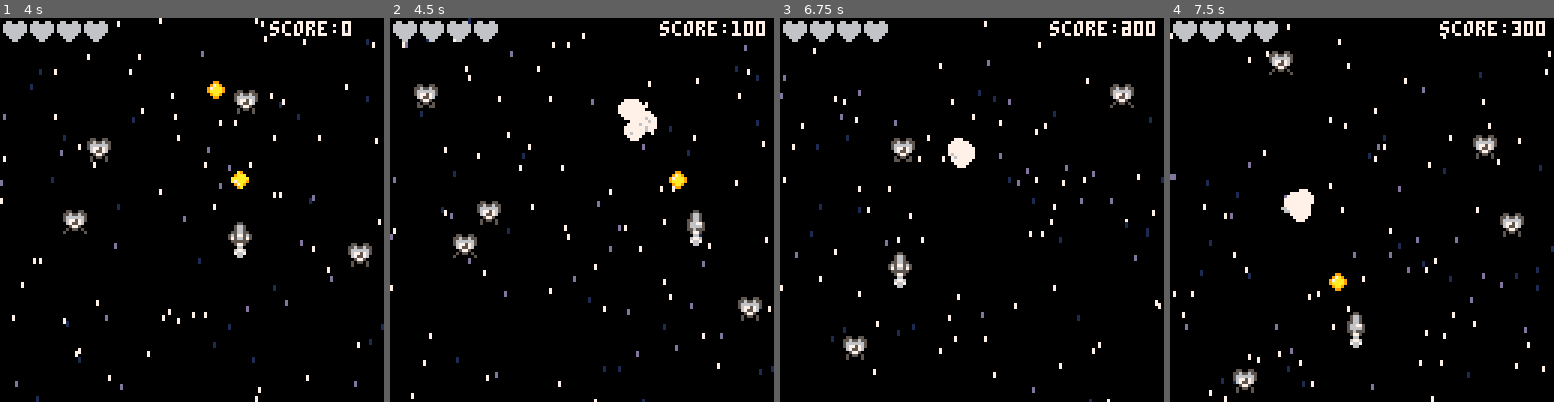
Above: before the commit, frames 1-4 (left to right).
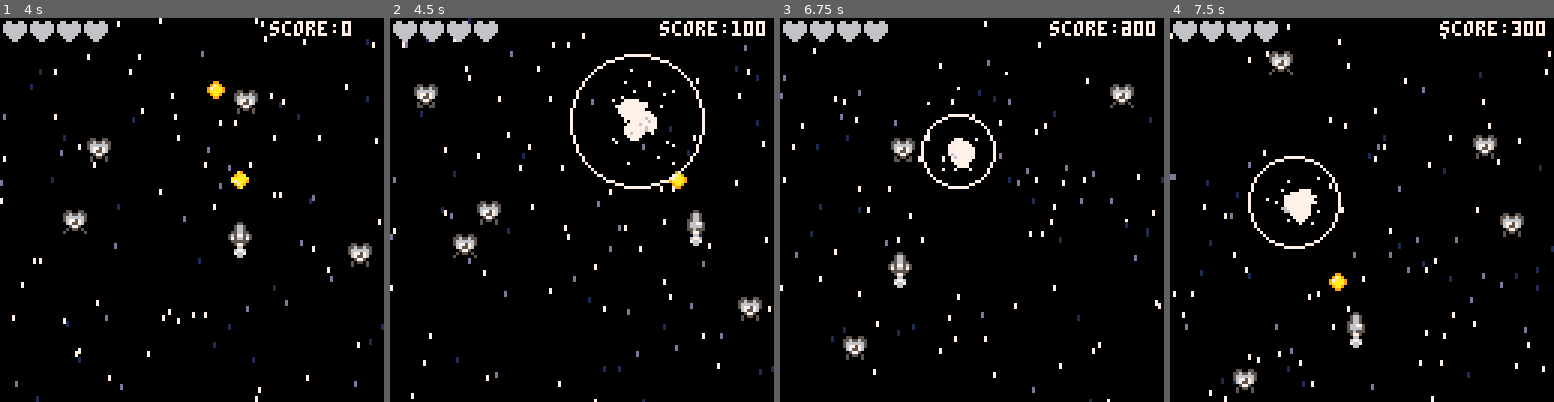
Above: after the commit, the same moments.

Repository: thorty/pico8_shmup
Game: PICO-8 cartridge myshmup2.p8
The game is run twice, just before and just after one commit, with the same random seed, the same clock (stepped at 60 frames per second) and the same inputs.
Inputs:
- Up to frame 1 (4 s): tap O (Z key) at 0.33, 0.7, 1.43, 2.22, 3.1, 3.98 s; tap X (X key) at 1.07, 2.07, 2.4, 2.73, 3.07, 3.4, 3.73 s; hold Left 1.97-2.37 s; hold Down 2.42-2.82 s; hold Right 2.87-3.53 s; hold Up from 3.58 s (still down)
- Up to frame 2 (4.5 s): tap X (X key) at 4.07, 4.4 s; release Up at 4.08 s; hold Right from 4.13 s (still down)
- Up to frame 3 (6.75 s): release Right at 4.53 s; hold Down 4.58-5.08 s; tap X (X key) every 0.33 s from 4.73 to 6.73 s; tap O (Z key) at 4.87, 5.75, 6.63 s; hold Left 5.13-5.8 s; hold Up 5.85-6.18 s; hold Left 6.23-6.63 s; hold Down from 6.68 s (still down)
- Up to frame 4 (7.5 s): tap X (X key) at 7.07, 7.4 s; release Down at 7.08 s; hold Right from 7.13 s (still down)

Frame 1 is identical in both runs. In frame 2, 0.9% of the frame differs, in the area x 46-83%, y 9-45%; in frame 3, 0.5%; in frame 4, 0.6%.

Commit message:
add more explosion effects

Diff:
--- a/game.lua
+++ b/game.lua
@@ -9,6 +9,7 @@
 	ship.sy=0
 	flamespr=5
 	bullets={}
+	shwaves={}
 	bulltimer=5
 	parts={}
 	gameovertime=30
@@ -114,6 +115,8 @@
 		for mybul in all(bullets) do
 			if col(myen, mybul) then
 				del(bullets, mybul)
+				--create_shwave(mybul.x+4,mybul.y+4)
+				create_hitpixel(myen.x+4,myen.y+4)
 				myen.hp-=1
 				sfx(3)
 				myen.flash=5
@@ -199,6 +202,10 @@
  		circfill(ship.x+3,ship.y-4,muzzle,7)
  	end
 
+
+	--drawing shwaves
+	draw_shwaves()
+
 	--draw eyplosion
 	draw_explosion()
 
--- a/tools.lua
+++ b/tools.lua
@@ -75,6 +75,7 @@
 
 function explode(expx,expy,isbossmode)
 	if isbossmode then
+		-- boxx explosion
 		local myp={}
 		myp.x=expx
 		myp.y=expy
@@ -98,6 +99,7 @@
 			add(parts,myp)
 		end
 	else
+		-- enemyexplosion
 		local myp={}
 		myp.x=expx
 		myp.y=expy
@@ -120,7 +122,9 @@
 			myp.size=3
 			add(parts,myp)
 		end
-	end
+		create_pixelexplosion(expx,expy)
+	end
+	create_bigshwave(expx,expy)
 end
 
 function draw_explosion()
@@ -138,18 +142,90 @@
 		else
 			part.size-=1
 		end
-
-		circfill(part.x,part.y,part.size,part.c)
+		if part.spark then
+			pset(part.x,part.y,7)
+		else
+			circfill(part.x,part.y,part.size,part.c)
+		end
 		--move
-	    part.x+=part.xs
-	    part.y+=part.ys
-
-		part.sx=part.xs*0.8
-		part.sy=part.ys*0.8
-
-	    part.maxage-=1
-		if part.size<=0 then
+		if part.spark and part.maxage<=20 then
+			--do not move them
+		else
+	    	part.x+=part.xs
+	    	part.y+=part.ys
+
+			part.sx=part.xs*0.8
+			part.sy=part.ys*0.8
+		end
+		part.maxage-=1
+		if part.size<=0 and not part.spark then
 			del(parts,part)
-		end
-	end
-end
+		elseif part.spark and part.maxage <=15 then
+			del(parts,part)
+		end
+	end
+end
+
+function  create_shwave(x,y)
+	local mysw={}
+	mysw.x=x
+	mysw.y=y
+	mysw.r=3
+	mysw.tr=4
+	mysw.speed=2
+	add(shwaves,mysw)
+end
+
+function  create_bigshwave(x,y)
+	local mysw={}
+	mysw.x=x
+	mysw.y=y
+	mysw.r=5
+	mysw.tr=25
+	mysw.speed=3.5
+	add(shwaves,mysw)
+end
+
+function draw_shwaves()
+	for mysw in all(shwaves) do
+		circ(mysw.x,mysw.y,mysw.r, 7)
+		mysw.r+=mysw.speed
+		if mysw.r >mysw.tr then
+			del(shwaves,mysw)
+		end
+	end
+end
+
+function create_pixelexplosion(expx,expy)
+	for i=0,12 do
+		local myp={}
+		myp.first=false
+		myp.x=expx
+		myp.y=expy
+		myp.xs=(rnd()-0.5)*6
+		myp.ys=(rnd()-0.5)*6
+		myp.maxage=30
+		myp.c=7
+		myp.size=3
+		myp.spark=true
+		add(parts,myp)
+	end
+end
+
+
+function create_hitpixel(expx,expy)
+	hitpixels = rnd(3)+1
+	for i=0,hitpixels do
+		local myp={}
+		myp.first=false
+		myp.x=expx
+		myp.y=expy
+		myp.xs=(rnd()-0.5)*4
+		myp.ys=(rnd()-1)*2
+		myp.maxage=28
+		myp.c=7
+		myp.size=3
+		myp.spark=true
+		add(parts,myp)
+	end
+end
